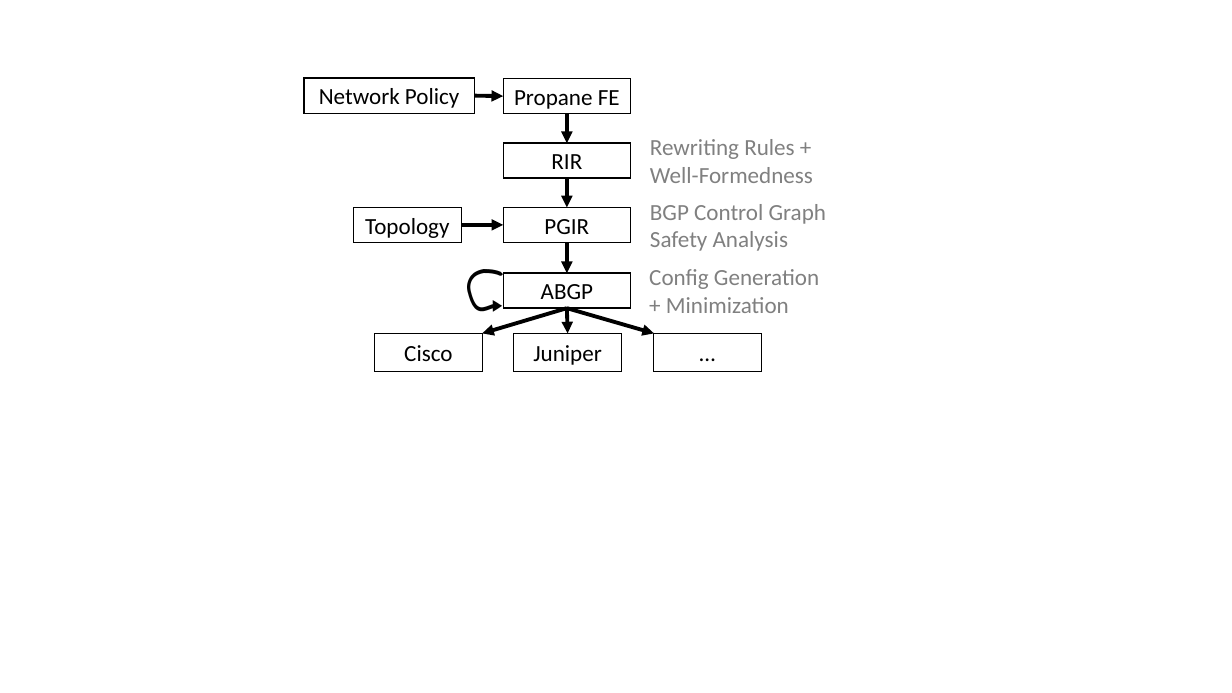
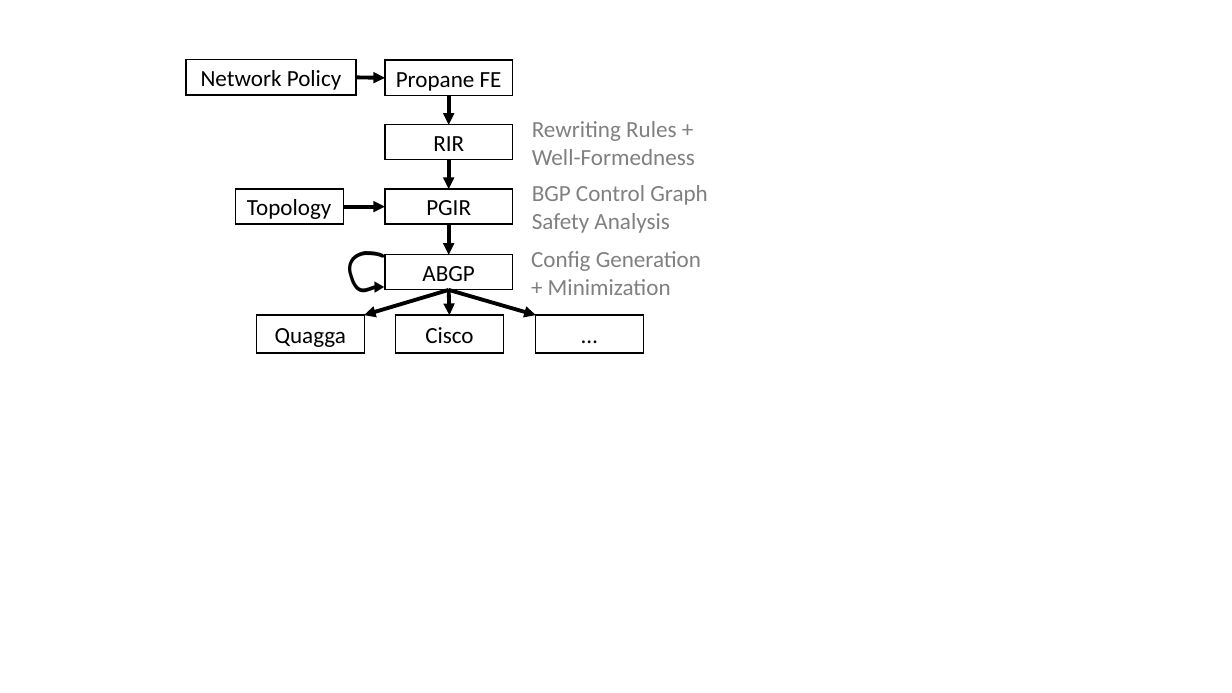
Before and after one commit to rabeckett/propane, a slide deck: slide 1 of paper/v2/figures/pipeline.pptx. Drawn at 1232x693 pixels with LibreOffice and Linux fonts; fonts in the diff are those of the drawing. Boxes give left, top, right and bottom in pixels: in the first picture for what was removed or moved away, otherwise in the second. Text is boxed around its words. In the diff, an @@ line names an element or a change of style, - is before the commit and + after.

```diff
--- a/paper/v2/figures/pipeline.pptx
+++ b/paper/v2/figures/pipeline.pptx
@@ 7 arrows, 6 rectangles, 2 texts, 1 freeform shape: place and size @@
-7 arrows, 6 rectangles, 2 texts, 1 freeform shape at (304,78,819,372)
+7 arrows, 6 rectangles, 2 texts, 1 freeform shape at (186,60,701,353)
@@ text "BGP Control Graph": place and size @@
-text "BGP Control Graph" at (650,204,826,251)
+text "BGP Control Graph" at (532,185,707,233)
@@ rectangle "Topology": place and size @@
-rectangle "Topology" at (353,207,461,242)
+rectangle "Topology" at (236,189,344,225)
@@ arrow moved from (567, 242) - (567, 273) to (449, 225) - (449, 255) @@
@@ rectangle added at (256,315,364,353), fill #FFFFFF, outline #000000 1 pt, 18 pt, text #000000 @@
+Quagga
@@ rectangle "Cisco": place and size @@
-rectangle "Cisco" at (374,334,482,372)
+rectangle "Cisco" at (396,315,504,353)
@@ rectangle removed at (514,334,622,372) @@
-Juniper
```
Also in this commit, not shown: 2 other files.
